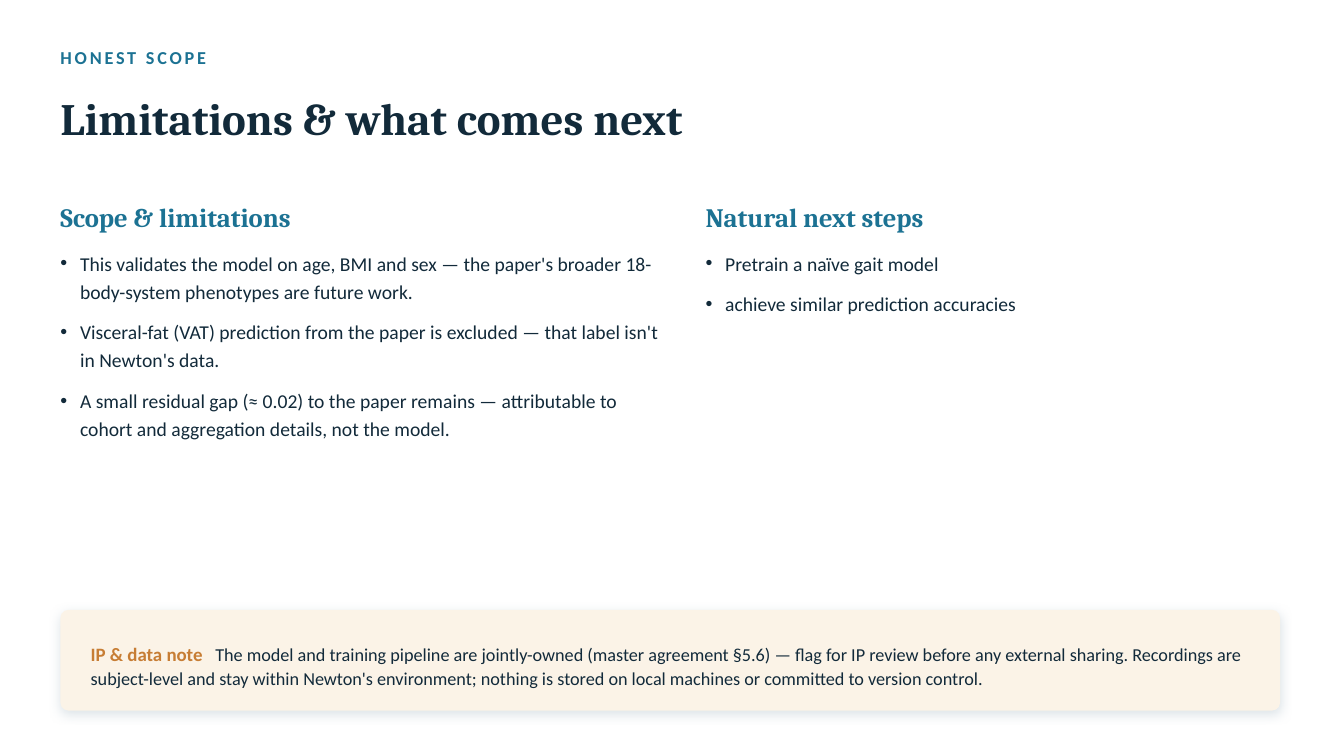
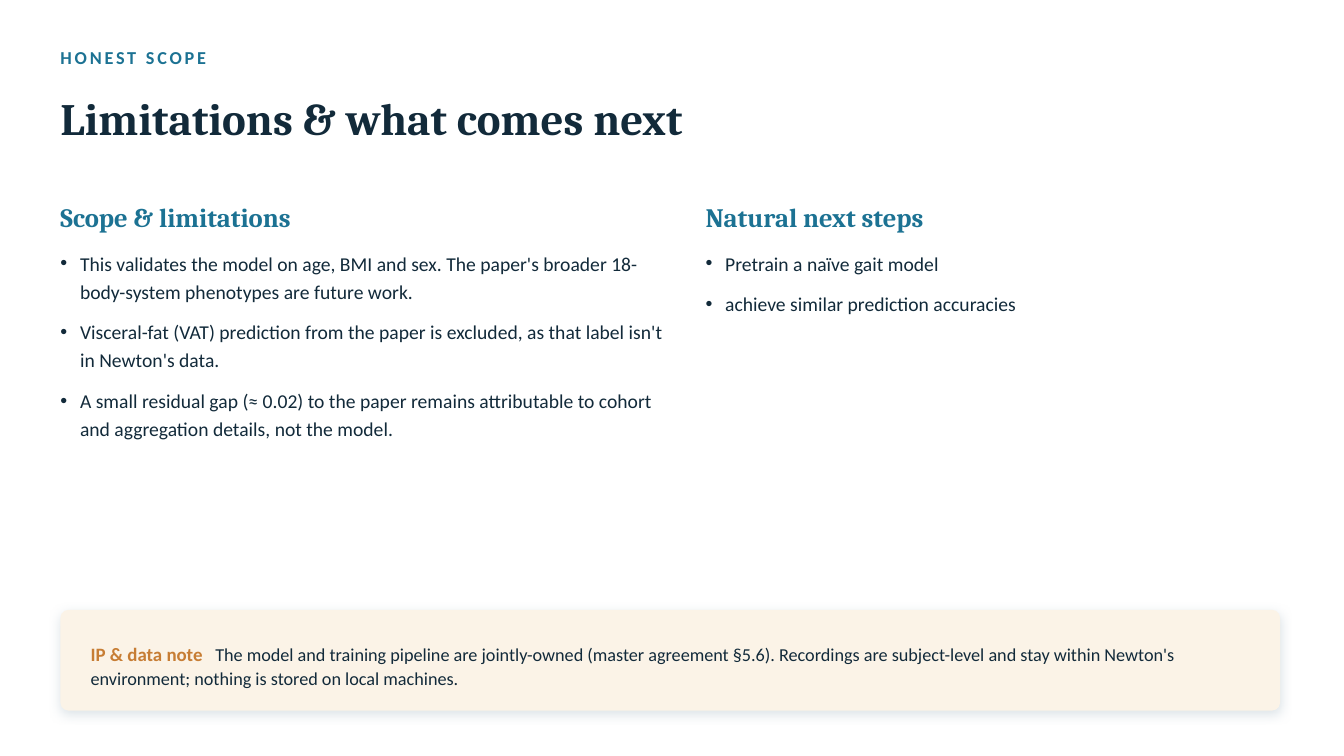
Before and after one commit to AdamGabet/GaitPredict, a slide deck: slide 9 of BioPilot/03_deliverables/Part1_Gait_Model_Migration.pptx. Drawn at 1344x756 pixels with LibreOffice and Linux fonts; fonts in the diff are those of the drawing. Boxes give left, top, right and bottom in pixels: in the first picture for what was removed or moved away, otherwise in the second. Text is boxed around its words. In the diff, an @@ line names an element or a change of style, - is before the commit and + after.

```diff
--- a/BioPilot/03_deliverables/Part1_Gait_Model_Migration.pptx
+++ b/BioPilot/03_deliverables/Part1_Gait_Model_Migration.pptx
@@ text at bbox=[80, 257, 662, 440]: text changed @@
-• This validates the model on age, BMI and sex — the paper's broader 18-body-system phenotypes are future work.
-• Visceral-fat (VAT) prediction from the paper is excluded — that label isn't in Newton's data.
-• A small residual gap (≈ 0.02) to the paper remains — attributable to cohort and aggregation details, not the model.
+• This validates the model on age, BMI and sex. The paper's broader 18-body-system phenotypes are future work.
+• Visceral-fat (VAT) prediction from the paper is excluded, as that label isn't in Newton's data.
+• A small residual gap (≈ 0.02) to the paper remains attributable to cohort and aggregation details, not the model.
@@ text at bbox=[91, 647, 1174, 688]: text changed @@
-IP & data note The model and training pipeline are jointly-owned (master agreement §5.6) — flag for IP review before any external sharing. Recordings are subject-level and stay within Newton's environment; nothing is stored on local machines or committed to version control.
+IP & data note The model and training pipeline are jointly-owned (master agreement §5.6). Recordings are subject-level and stay within Newton's environment; nothing is stored on local machines.
```
Also in this commit, not shown: 7 other slides changed, 1 other file.
